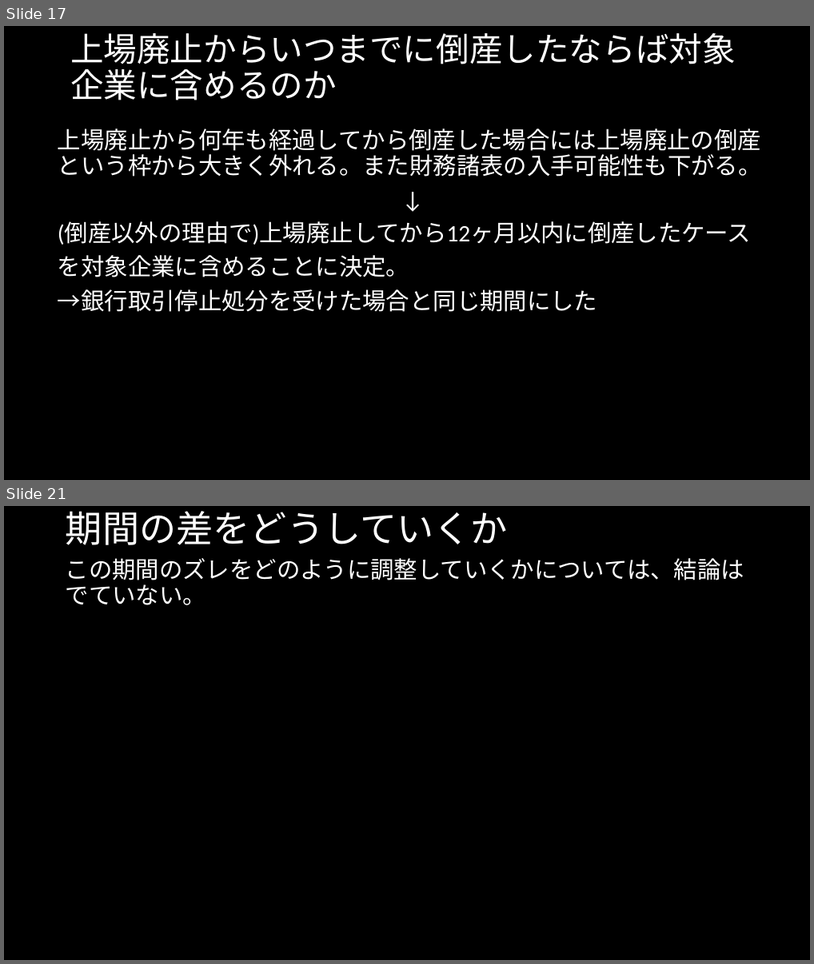
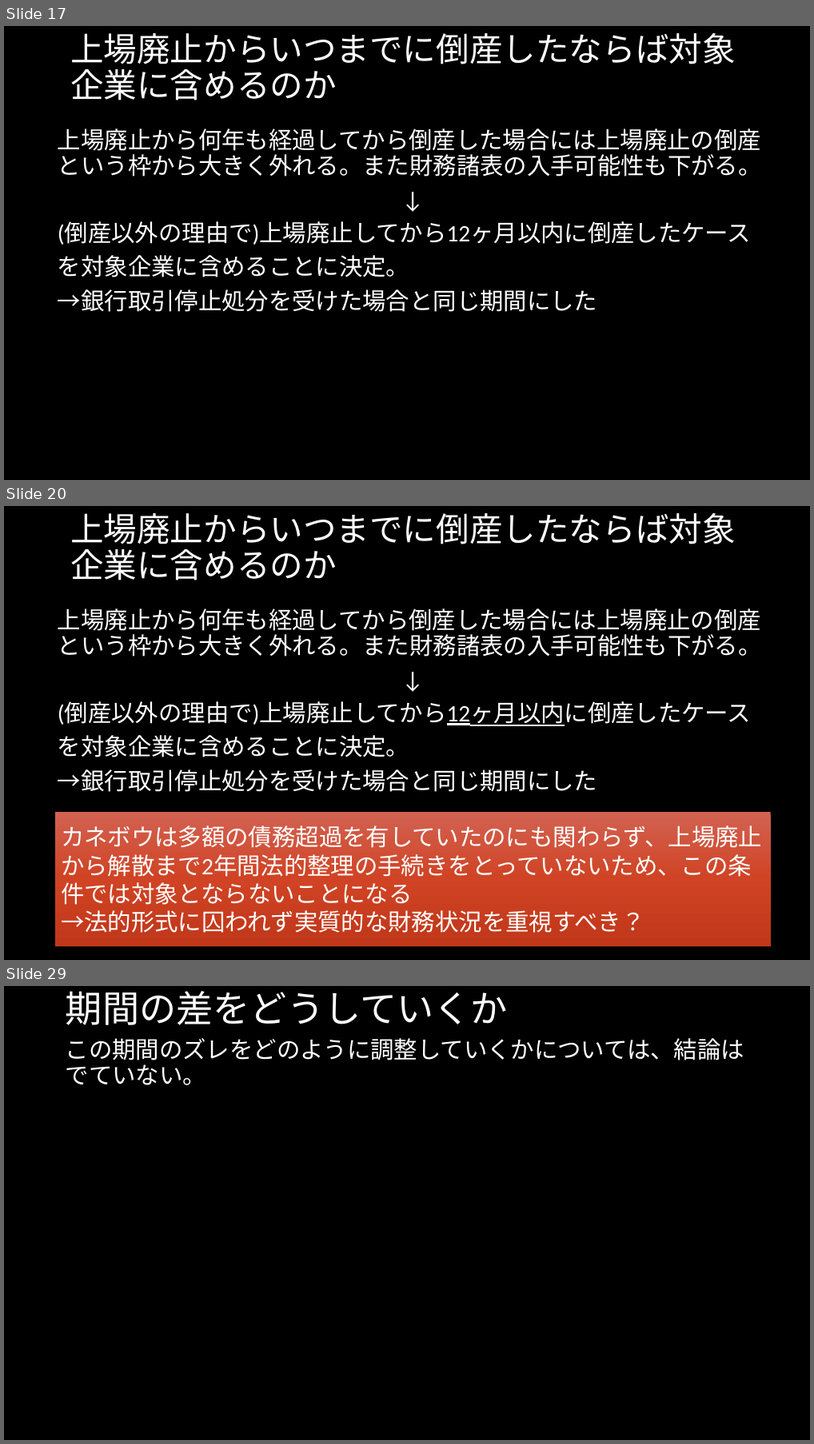
Before and after one commit to MAGA-Phantom/OperationSotsuron, a slide deck: 倒産の研究(仮).pptx. Shown one above the other, each under a label of ours: slides 17 and 21 before the commit, slides 17, 20 and 29 after it; the slides between them are not shown. The pictures are 814x964 and 814x1444 pixels, drawn with LibreOffice and Linux fonts; fonts in the diff are those of the drawing. Boxes give left, top, right and bottom in pixels: in the first picture for what was removed or moved away, otherwise in the second. Text is boxed around its words. In the diff, an @@ line names an element or a change of style, - is before the commit and + after.

```diff
--- a/倒産の研究(仮).pptx
+++ b/倒産の研究(仮).pptx
@@ slide 20 added at (4, 506, 810, 960), background #000000 @@
@@ title added at (70, 513, 736, 580), 39.6 pt, text #FFFFFF @@
+上場廃止からいつまでに倒産したならば対象企業に含めるのか
@@ text added at (58, 608, 762, 792), 28 pt, text #FFFFFF @@
+上場廃止から何年も経過してから倒産した場合には上場廃止の倒産という枠から大きく外れる。また財務諸表の入手可能性も下がる。
+↓
+(倒産以外の理由で)上場廃止してから12ヶ月以内に倒産したケース
+を対象企業に含めることに決定。
+→銀行取引停止処分を受けた場合と同じ期間にした
@@ rectangle added at (55, 812, 771, 946), fill gradient #D36353 to #D14424 to #C13819, 28 pt, text #FFFFFF @@
+カネボウは多額の債務超過を有していたのにも関わらず、上場廃止から解散まで2年間法的整理の手続きをとっていないため、この条件では対象とならないことになる
+→法的形式に囚われず実質的な財務状況を重視すべき？
@@ what was slide 21 is now slide 29 @@
```
Also in this commit, not shown: 6 slides changed, 9 other slides added, 1 other file.
